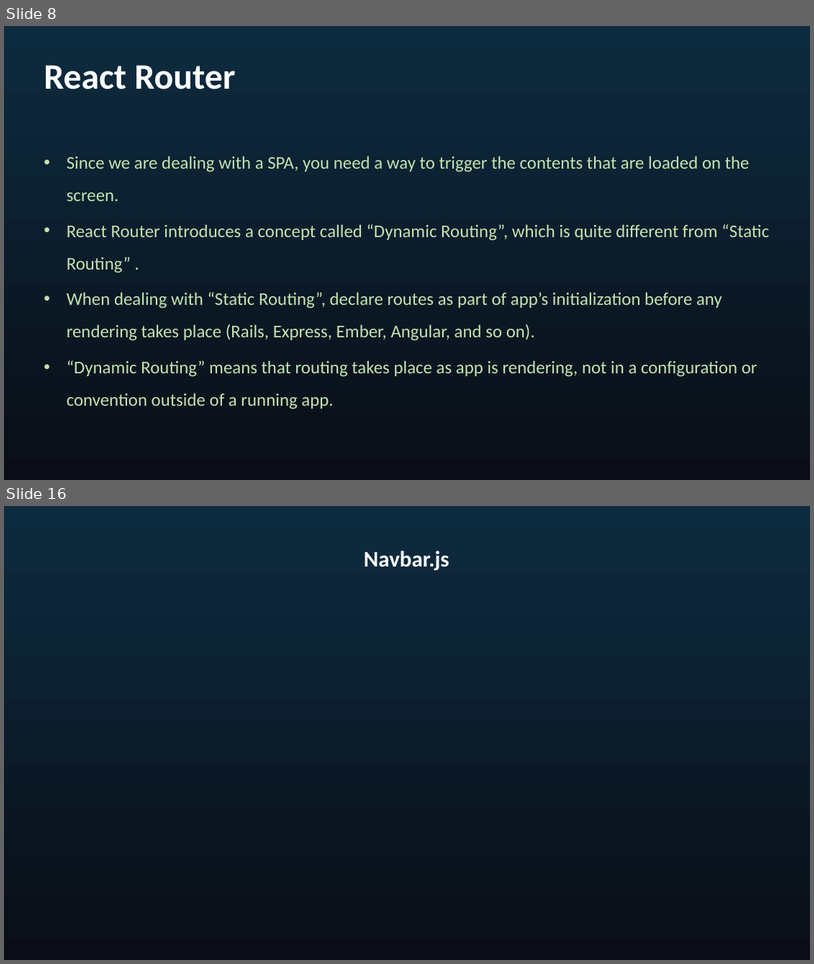
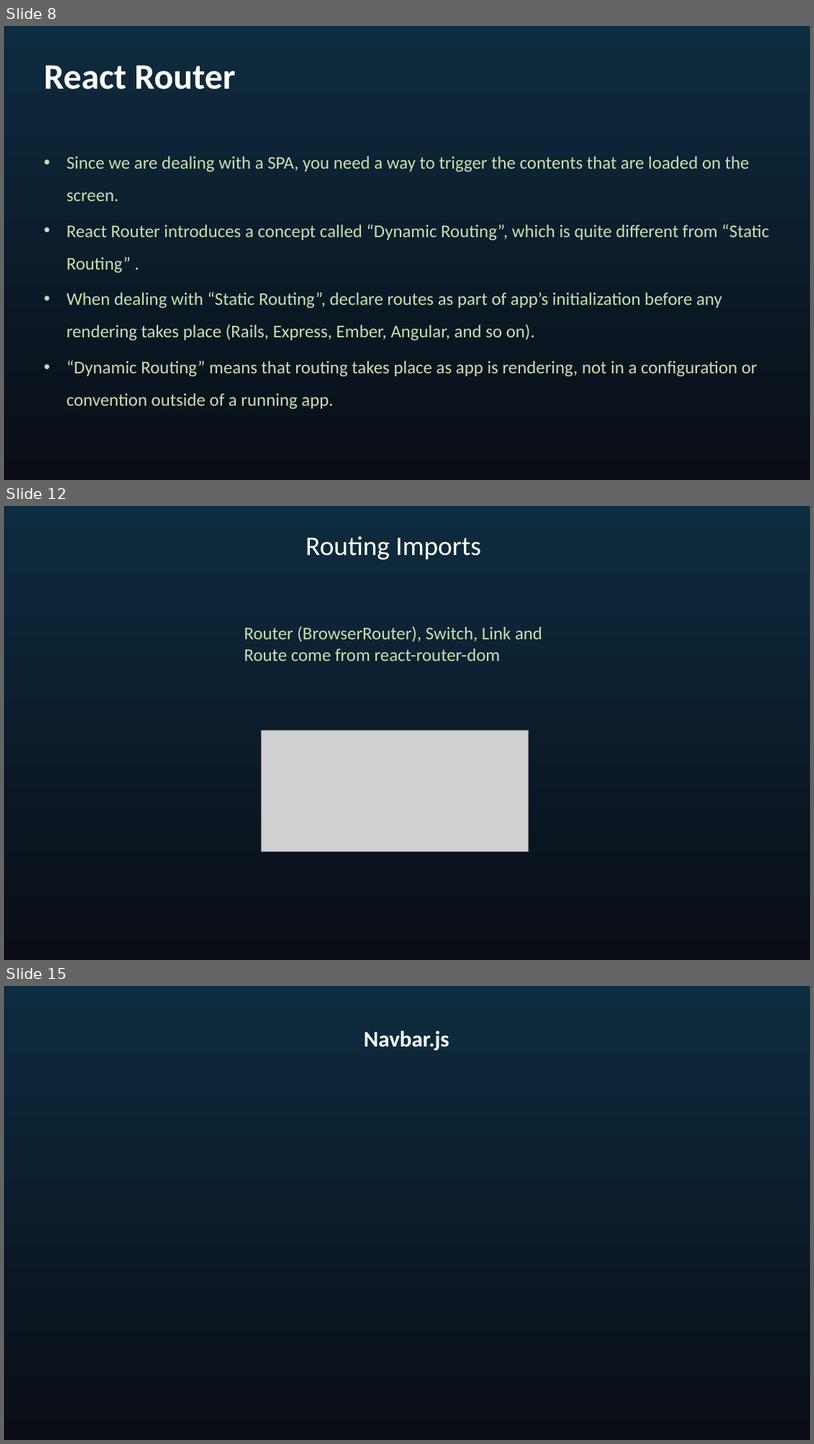
Before and after one commit to seblechernet/PowerPoint-Decks, a slide deck: 04 React Routing, Component Lifecycle Methods.pptx. Shown one above the other, each under a label of ours: slides 8 and 16 before the commit, slides 8, 12 and 15 after it; the slides between them are not shown. The pictures are 814x964 and 814x1444 pixels, drawn with LibreOffice and Linux fonts; fonts in the diff are those of the drawing; grey boxes stand for pictures; background and template pictures are left out. Boxes give left, top, right and bottom in pixels: in the first picture for what was removed or moved away, otherwise in the second. Text is boxed around its words. In the diff, an @@ line names an element or a change of style, - is before the commit and + after.

```diff
--- a/04 React Routing, Component Lifecycle Methods.pptx
+++ b/04 React Routing, Component Lifecycle Methods.pptx
@@ slide 12 added at box(4, 506, 810, 960), background gradient #0D2C3F to #0A0D16 @@
@@ text added at box(306, 536, 481, 560), 32 pt, text #FFFFFF @@
+Routing Imports
@@ text added at box(244, 626, 543, 661), 21.3 pt, text #C4E3B0 @@
+Router (BrowserRouter), Switch, Link and Route come from react-router-dom
@@ picture added at box(262, 730, 529, 851) @@
@@ what was slide 16 is now slide 15 @@
```
Also in this commit, not shown: 7 slides changed, 10 other slides added, 2 slides removed.
